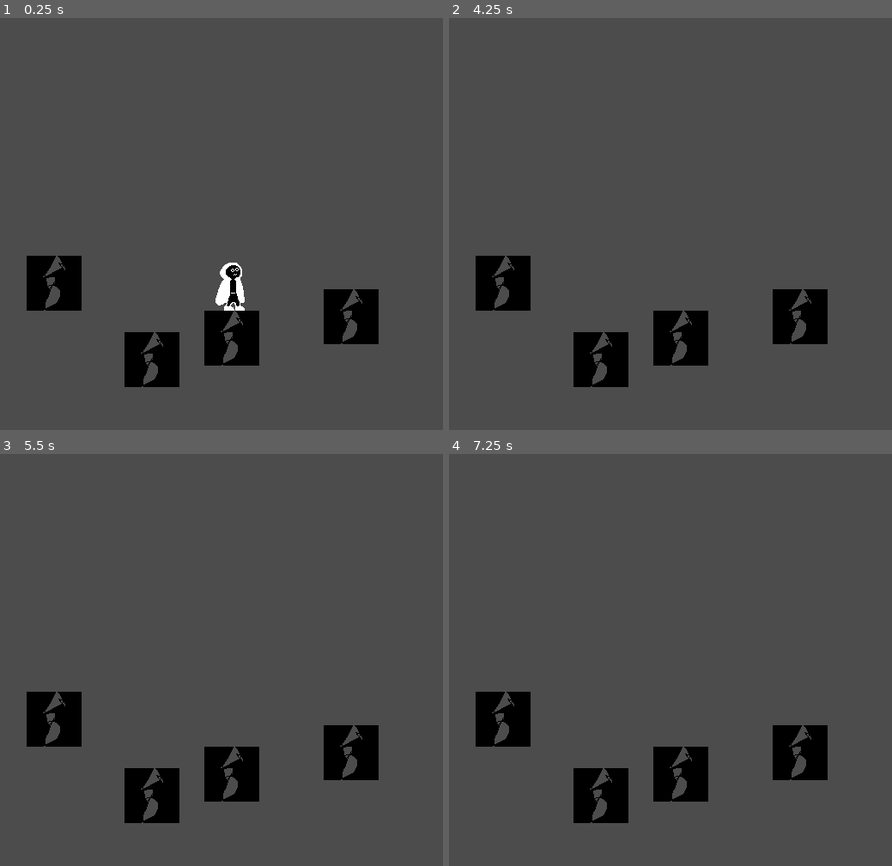
Above: before the commit, frames 1-4 (two rows, left to right).
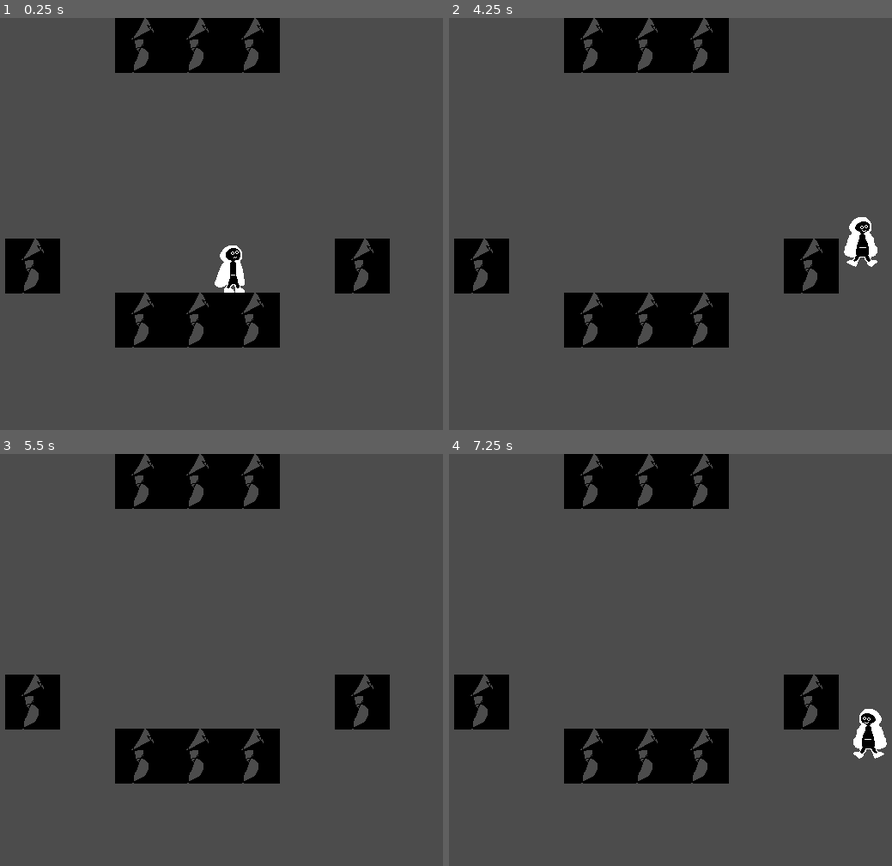
Above: after the commit, the same moments.

Repository: llentropy/Simple-Platformer
Game: Godot game, scene res://Scenes/Levels/Level 1.tscn
Two runs of this game, one before a commit and one after it. Both use one fixed random seed, a clock stepped at 60 frames per second and the inputs below.
Inputs (mouse positions are in pixels of both pictures, inside the frame that each line leads up to):
- Up to frame 1 (0.25 s): no input
- Up to frame 2 (4.25 s): move the mouse to (794, 203) at 0.52 s; hold Right (ui_right) 0.53-1.25 s; hold G (flip_gravity, bound only after the commit) 0.53-1.25 s; click (794, 203) at 0.67 s; tap Space (jump) at 0.77, 0.8, 1.07, 2.3, 2.75, 3.6, 3.77, 4.07 s; drag from (564, 244) to (648, 306) at 1.27 s; tap Enter at 2, 3.5 s; move the mouse to (728, 133) at 2.02 s; hold Left (ui_left) 2.03-2.75 s; hold G (flip_gravity, bound only after the commit) 2.03-2.75 s; drag from (648, 306) to (511, 162) at 2.77 s; move the mouse to (838, 285) at 3.52 s; hold Right (ui_right) from 3.53 s (still down)
- Up to frame 3 (5.5 s): release Right (ui_right) at 4.25 s; drag from (62, 598) to (141, 557) at 4.27 s; tap Space (jump) at 5, 5.3 s; move the mouse to (252, 660) at 5.02 s; hold Right (ui_right) from 5.03 s (still down); hold G (flip_gravity, bound only after the commit) from 5.03 s (still down); click (252, 660) at 5.17 s
- Up to frame 4 (7.25 s): release Right (ui_right) at 5.75 s; release G (flip_gravity, bound only after the commit) at 5.75 s; tap Enter at 5.75 s; drag from (590, 557) to (564, 680) at 5.77 s; tap Space (jump) at 6.5, 6.77, 6.8, 7.07 s; move the mouse to (794, 639) at 6.52 s; hold Left (ui_left) from 6.53 s (still down); hold G (flip_gravity, bound only after the commit) from 6.53 s (still down)

The runs differ from the first frame. In frame 1, 14% of the frame differs, in the area x 1-88%, y 0-90%; in frame 2, 14%, in the area x 1-97%, y 0-90%; in frame 3, 14%; in frame 4, 14%.

Commit message:
Reworked physics, gravity inversion

Diff:
--- a/Scenes/Characters/Wizard.tscn
+++ b/Scenes/Characters/Wizard.tscn
@@ -36,6 +36,33 @@
 
 [sub_resource type="AnimationNodeStateMachinePlayback" id=9]
 
+[sub_resource type="Animation" id=11]
+length = 0.8
+tracks/0/type = "value"
+tracks/0/path = NodePath("Sprite:region_rect")
+tracks/0/interp = 0
+tracks/0/loop_wrap = true
+tracks/0/imported = false
+tracks/0/enabled = true
+tracks/0/keys = {
+"times": PoolRealArray( 0, 0.4 ),
+"transitions": PoolRealArray( 1, 1 ),
+"update": 0,
+"values": [ Rect2( 128, 0, 64, 64 ), Rect2( 192, 0, 64, 64 ) ]
+}
+tracks/1/type = "value"
+tracks/1/path = NodePath("Sprite:offset")
+tracks/1/interp = 0
+tracks/1/loop_wrap = true
+tracks/1/imported = false
+tracks/1/enabled = true
+tracks/1/keys = {
+"times": PoolRealArray( 0, 0.4 ),
+"transitions": PoolRealArray( 1, 1 ),
+"update": 0,
+"values": [ Vector2( 0, 0 ), Vector2( 0, 0 ) ]
+}
+
 [sub_resource type="Animation" id=1]
 length = 0.6
 loop = true
@@ -59,6 +86,33 @@
 tracks/1/enabled = true
 tracks/1/keys = {
 "times": PoolRealArray( 0, 0.2 ),
+"transitions": PoolRealArray( 1, 1 ),
+"update": 0,
+"values": [ Vector2( 0, 0 ), Vector2( 0, 0 ) ]
+}
+
+[sub_resource type="Animation" id=12]
+length = 0.8
+tracks/0/type = "value"
+tracks/0/path = NodePath("Sprite:region_rect")
+tracks/0/interp = 0
+tracks/0/loop_wrap = true
+tracks/0/imported = false
+tracks/0/enabled = true
+tracks/0/keys = {
+"times": PoolRealArray( 0, 0.4 ),
+"transitions": PoolRealArray( 1, 1 ),
+"update": 0,
+"values": [ Rect2( 256, 0, 64, 64 ), Rect2( 320, 0, 64, 64 ) ]
+}
+tracks/1/type = "value"
+tracks/1/path = NodePath("Sprite:offset")
+tracks/1/interp = 0
+tracks/1/loop_wrap = true
+tracks/1/imported = false
+tracks/1/enabled = true
+tracks/1/keys = {
+"times": PoolRealArray( 0, 0.4 ),
 "transitions": PoolRealArray( 1, 1 ),
 "update": 0,
 "values": [ Vector2( 0, 0 ), Vector2( 0, 0 ) ]
@@ -101,7 +155,7 @@
 "times": PoolRealArray( 0, 0.1, 0.2, 0.3, 0.4, 0.5, 0.6, 0.7 ),
 "transitions": PoolRealArray( 1, 1, 1, 1, 1, 1, 1, 1 ),
 "update": 0,
-"values": [ Rect2( 128, 0, 64, 64 ), Rect2( 192, 0, 64, 64 ), Rect2( 256, 0, 64, 64 ), Rect2( 320, 0, 64, 64 ), Rect2( 384, 0, 64, 64 ), Rect2( 320, 0, 64, 64 ), Rect2( 256, 0, 64, 64 ), Rect2( 192, 0, 64, 64 ) ]
+"values": [ Rect2( 384, 0, 64, 64 ), Rect2( 448, 0, 64, 64 ), Rect2( 512, 0, 64, 64 ), Rect2( 576, 0, 64, 64 ), Rect2( 640, 0, 64, 64 ), Rect2( 576, 0, 64, 64 ), Rect2( 512, 0, 64, 64 ), Rect2( 448, 0, 64, 64 ) ]
 }
 tracks/3/type = "value"
 tracks/3/path = NodePath("Sprite:offset")
@@ -116,7 +170,7 @@
 "values": [ Vector2( 0, 0 ), Vector2( 0, 0 ), Vector2( 0, 0 ), Vector2( 0, 0 ), Vector2( 0, 0 ), Vector2( 0, 0 ), Vector2( 0, 0 ), Vector2( 0, 0 ) ]
 }
 
-[node name="Body" type="KinematicBody2D"]
+[node name="Wizard" type="KinematicBody2D"]
 script = ExtResource( 2 )
 
 [node name="Sprite" type="Sprite" parent="."]
@@ -135,5 +189,7 @@
 parameters/Default/playback = SubResource( 9 )
 
 [node name="AnimationPlayer" type="AnimationPlayer" parent="."]
+anims/Falling = SubResource( 11 )
 anims/Idle = SubResource( 1 )
+anims/Jumping = SubResource( 12 )
 anims/Running = SubResource( 2 )
--- a/Scenes/Levels/Level 1.tscn
+++ b/Scenes/Levels/Level 1.tscn
@@ -9,13 +9,25 @@
 position = Vector2( 328, 289 )
 
 [node name="Block" parent="." instance=ExtResource( 2 )]
-position = Vector2( 328, 373 )
+position = Vector2( 288, 352 )
+
+[node name="Block5" parent="." instance=ExtResource( 2 )]
+position = Vector2( 352, 352 )
 
 [node name="Block2" parent="." instance=ExtResource( 2 )]
-position = Vector2( 235, 398 )
+position = Vector2( 224, 352 )
+
+[node name="Block6" parent="." instance=ExtResource( 2 )]
+position = Vector2( 288, 32 )
+
+[node name="Block7" parent="." instance=ExtResource( 2 )]
+position = Vector2( 352, 32 )
+
+[node name="Block8" parent="." instance=ExtResource( 2 )]
+position = Vector2( 224, 32 )
 
 [node name="Block3" parent="." instance=ExtResource( 2 )]
-position = Vector2( 467, 348 )
+position = Vector2( 480, 289 )
 
 [node name="Block4" parent="." instance=ExtResource( 2 )]
-position = Vector2( 121, 309 )
+position = Vector2( 96, 289 )
--- a/Scenes/Scripts/Wizard.gd
+++ b/Scenes/Scripts/Wizard.gd
@@ -7,12 +7,15 @@
 
 var is_jumping = false
 var is_jump_canceled = false
+var gravity_flipped = false
 
-export var movement_speed = Vector2(2, 3.5)
+export var movement_speed = 1.5
+export var jump_speed = 3.5
+
 const MAX_movement_speed = 200
 
 onready var gravity = ProjectSettings.get("physics/2d/default_gravity")
-const FLOOR_NORMAL = Vector2.UP
+onready var FLOOR_NORMAL = Vector2.UP
 
 onready var animation_player = $AnimationPlayer
 onready var body = $KinematicBody2D
@@ -25,38 +28,69 @@
 func _physics_process(delta):
 	var input_vector = Vector2.ZERO
 
-
 	movement_direction = get_direction()
 
-	velocity = calculate_velocity()
-
-	print(movement_direction)
-
-
-	velocity.y += gravity * delta
+	velocity = calculate_velocity(delta)
 
 	motion = velocity
 	motion = move_and_slide(motion * MAX_movement_speed, FLOOR_NORMAL)
+
+	print(is_on_floor())
+
 	if motion.x > 0:
-		animation_player.play("Running")
 		sprite.flip_h = false
-		pass
-	elif motion.x < 0:
-		animation_player.play("Running")
+	if motion.x < 0:
 		sprite.flip_h = true
-		pass
-	else:
-		animation_player.play("Idle")
+
+	if is_on_floor():
+		if motion.x != 0:
+			animation_player.play("Running")
+		else :
+			animation_player.play("Idle")
+
+	if motion.y > 0:
+		animation_player.play("Falling")
+	if motion.y < 0:
+		animation_player.play("Jumping")
+
+func _input(event):
+	if event.is_action_pressed("flip_gravity"):
+		flip_gravity()
+
+func flip_gravity():
+	gravity_flipped = true
+	sprite.flip_v = !sprite.flip_v
+	gravity = - gravity
+	FLOOR_NORMAL = -FLOOR_NORMAL
+	velocity.y = 0
 
 func get_direction():
+	var flip = gravity_flipped
+	gravity_flipped = false
+	var horizontal = Input.get_action_strength("ui_right") - Input.get_action_strength("ui_left")
+	var vertical = 0
+
+	if is_on_floor():
+		if Input.is_action_just_pressed("jump"):
+			vertical = -(gravity/abs(gravity))
+		else:
+			vertical = 0
+	else:
+		vertical = gravity/abs(gravity)
+
+
 	return Vector2(
-		 Input.get_action_strength("ui_right") - Input.get_action_strength("ui_left"),
-		-1 if is_on_floor() and Input.is_action_just_pressed("jump") else 0
+		 horizontal,
+			vertical
 	)
 
-func calculate_velocity():
+func calculate_velocity(delta):
 	var current_velocity = velocity
-	current_velocity.x = movement_speed.x * movement_direction.x
+	if Input.is_action_just_pressed("jump"):
+		current_velocity.y += jump_speed * movement_direction.y
+	current_velocity.x = movement_speed * movement_direction.x
 	if movement_direction.y != 0:
-		current_velocity.y = movement_speed.y * movement_direction.y
+		current_velocity.y += gravity * delta
+	else :
+		current_velocity.y = 0
 	return current_velocity
--- a/Sprites/Characters/Wizard.json
+++ b/Sprites/Characters/Wizard.json
@@ -21,7 +21,7 @@
     "trimmed": false,
     "spriteSourceSize": { "x": 0, "y": 0, "w": 64, "h": 64 },
     "sourceSize": { "w": 64, "h": 64 },
-    "duration": 100
+    "duration": 400
    },
    "Wizard 3.aseprite": {
     "frame": { "x": 192, "y": 0, "w": 64, "h": 64 },
@@ -29,7 +29,7 @@
     "trimmed": false,
     "spriteSourceSize": { "x": 0, "y": 0, "w": 64, "h": 64 },
     "sourceSize": { "w": 64, "h": 64 },
-    "duration": 100
+    "duration": 400
    },
    "Wizard 4.aseprite": {
     "frame": { "x": 256, "y": 0, "w": 64, "h": 64 },
@@ -37,7 +37,7 @@
     "trimmed": false,
     "spriteSourceSize": { "x": 0, "y": 0, "w": 64, "h": 64 },
     "sourceSize": { "w": 64, "h": 64 },
-    "duration": 100
+    "duration": 400
    },
    "Wizard 5.aseprite": {
     "frame": { "x": 320, "y": 0, "w": 64, "h": 64 },
@@ -45,10 +45,42 @@
     "trimmed": false,
     "spriteSourceSize": { "x": 0, "y": 0, "w": 64, "h": 64 },
     "sourceSize": { "w": 64, "h": 64 },
-    "duration": 100
+    "duration": 400
    },
    "Wizard 6.aseprite": {
     "frame": { "x": 384, "y": 0, "w": 64, "h": 64 },
+    "rotated": false,
+    "trimmed": false,
+    "spriteSourceSize": { "x": 0, "y": 0, "w": 64, "h": 64 },
+    "sourceSize": { "w": 64, "h": 64 },
+    "duration": 100
+   },
+   "Wizard 7.aseprite": {
+    "frame": { "x": 448, "y": 0, "w": 64, "h": 64 },
+    "rotated": false,
+    "trimmed": false,
+    "spriteSourceSize": { "x": 0, "y": 0, "w": 64, "h": 64 },
+    "sourceSize": { "w": 64, "h": 64 },
+    "duration": 100
+   },
+   "Wizard 8.aseprite": {
+    "frame": { "x": 512, "y": 0, "w": 64, "h": 64 },
+    "rotated": false,
+    "trimmed": false,
+    "spriteSourceSize": { "x": 0, "y": 0, "w": 64, "h": 64 },
+    "sourceSize": { "w": 64, "h": 64 },
+    "duration": 100
+   },
+   "Wizard 9.aseprite": {
+    "frame": { "x": 576, "y": 0, "w": 64, "h": 64 },
+    "rotated": false,
+    "trimmed": false,
+    "spriteSourceSize": { "x": 0, "y": 0, "w": 64, "h": 64 },
+    "sourceSize": { "w": 64, "h": 64 },
+    "duration": 100
+   },
+   "Wizard 10.aseprite": {
+    "frame": { "x": 640, "y": 0, "w": 64, "h": 64 },
     "rotated": false,
     "trimmed": false,
     "spriteSourceSize": { "x": 0, "y": 0, "w": 64, "h": 64 },
@@ -61,11 +93,13 @@
   "version": "1.2.40-x64",
   "image": "Wizard.png",
   "format": "RGBA8888",
-  "size": { "w": 448, "h": 64 },
+  "size": { "w": 704, "h": 64 },
   "scale": "1",
   "frameTags": [
    { "name": "Idle", "from": 0, "to": 1, "direction": "forward" },
-   { "name": "Running", "from": 2, "to": 6, "direction": "pingpong" }
+   { "name": "Falling", "from": 2, "to": 3, "direction": "forward" },
+   { "name": "Jumping", "from": 4, "to": 5, "direction": "forward" },
+   { "name": "Running", "from": 6, "to": 10, "direction": "pingpong" }
   ],
   "layers": [
    { "name": "Layer 1", "opacity": 255, "blendMode": "normal" }
--- a/project.godot
+++ b/project.godot
@@ -55,6 +55,10 @@
 
 enabled=PoolStringArray( "res://addons/aseprite_importer/plugin.cfg" )
 
+[global]
+
+gravity=false
+
 [gui]
 
 common/drop_mouse_on_gui_input_disabled=true
@@ -94,11 +98,16 @@
 "events": [ Object(InputEventKey,"resource_local_to_scene":false,"resource_name":"","device":0,"alt":false,"shift":false,"control":false,"meta":false,"command":false,"pressed":false,"scancode":32,"physical_scancode":0,"unicode":0,"echo":false,"script":null)
  ]
 }
+flip_gravity={
+"deadzone": 0.5,
+"events": [ Object(InputEventKey,"resource_local_to_scene":false,"resource_name":"","device":0,"alt":false,"shift":false,"control":false,"meta":false,"command":false,"pressed":false,"scancode":71,"physical_scancode":0,"unicode":0,"echo":false,"script":null)
+ ]
+}
 
 [physics]
 
 common/enable_pause_aware_picking=true
-2d/default_gravity=10
+2d/default_gravity=7
 
 [rendering]
 
Not shown: 1 places in Scenes/Characters/Wizard.tscn that only renumber resources
Binary file changed: Sprites/Characters/Wizard.aseprite
Binary file changed: Sprites/Characters/Wizard.png
